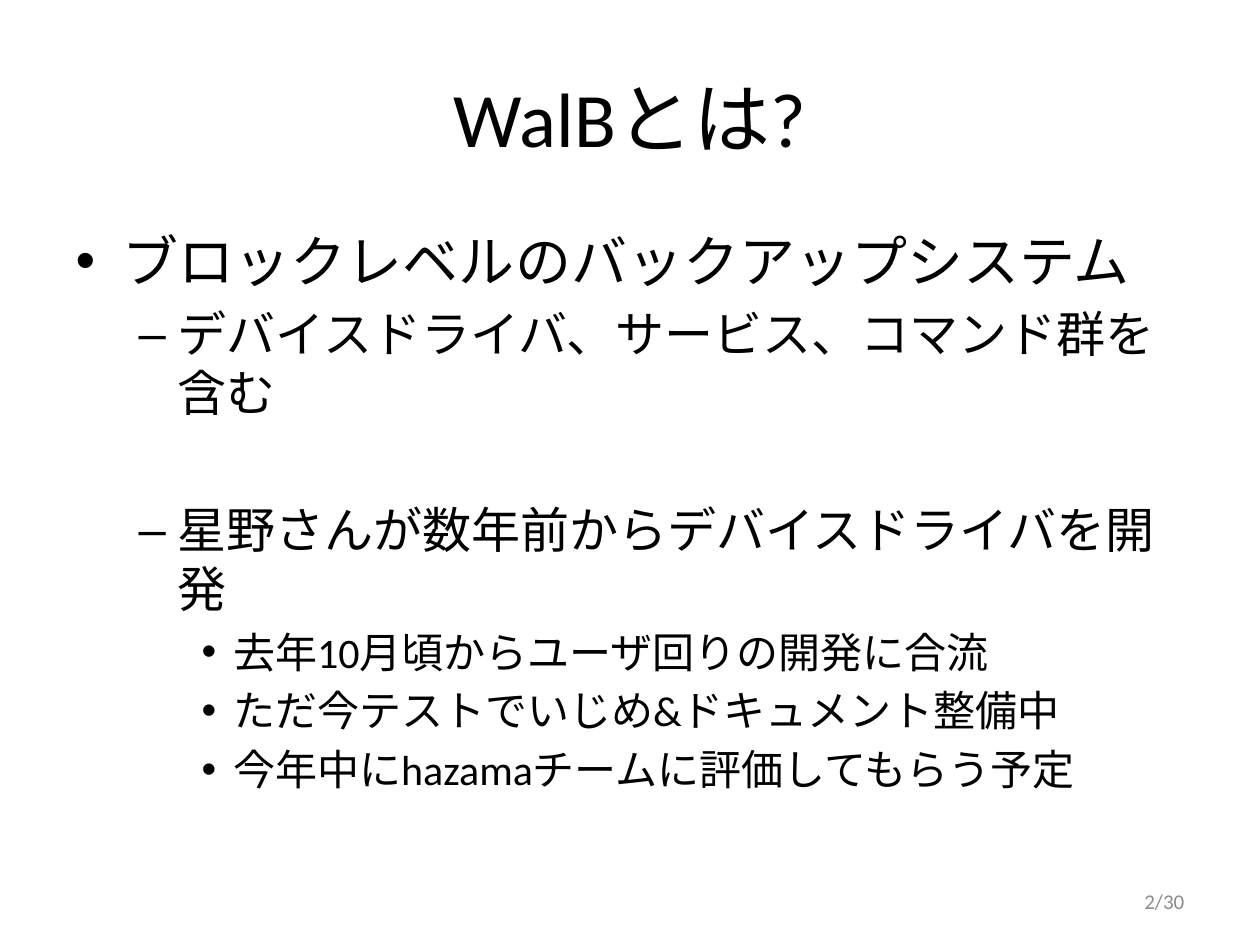
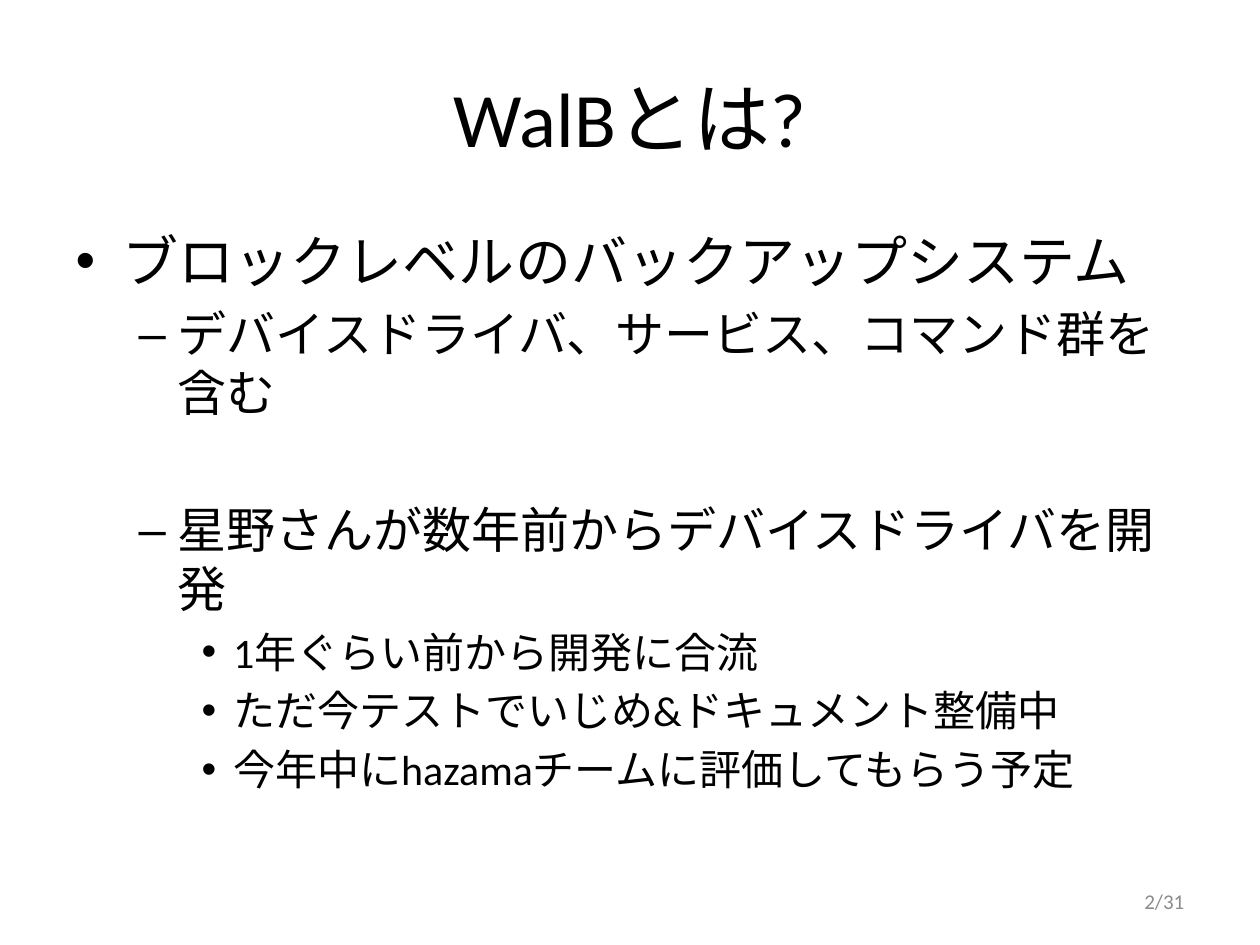
Before and after one commit to walb-linux/walb-tools, a slide deck: slide 2 of doc/walb-is-hard.pptx. Drawn at 1260x945 pixels with LibreOffice and Linux fonts; fonts in the diff are those of the drawing. Boxes give left, top, right and bottom in pixels: in the first picture for what was removed or moved away, otherwise in the second. Text is boxed around its words. In the diff, an @@ line names an element or a change of style, - is before the commit and + after.

```diff
--- a/doc/walb-is-hard.pptx
+++ b/doc/walb-is-hard.pptx
@@ text at [233,633,758,672]: text changed @@
-    • 去年10月頃からユーザ回りの開発に合流
+    • 1年ぐらい前から開発に合流
@@ page number at [1144,894,1184,910]: text changed @@
-2/30
+2/31
```
Also in this commit, not shown: 10 other slides changed, 1 slide added.
